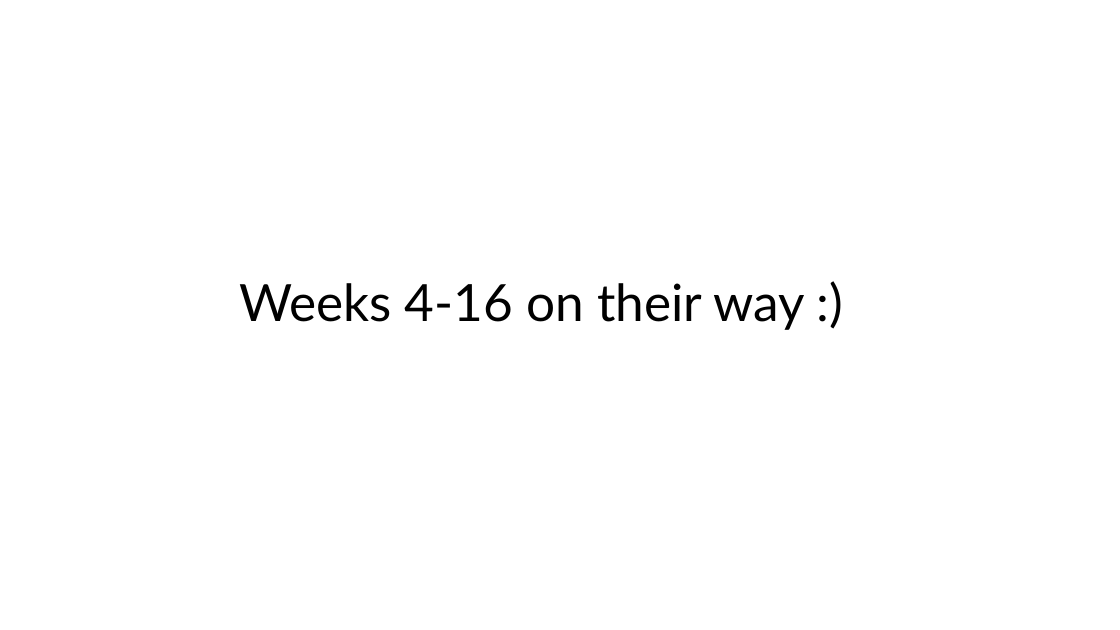
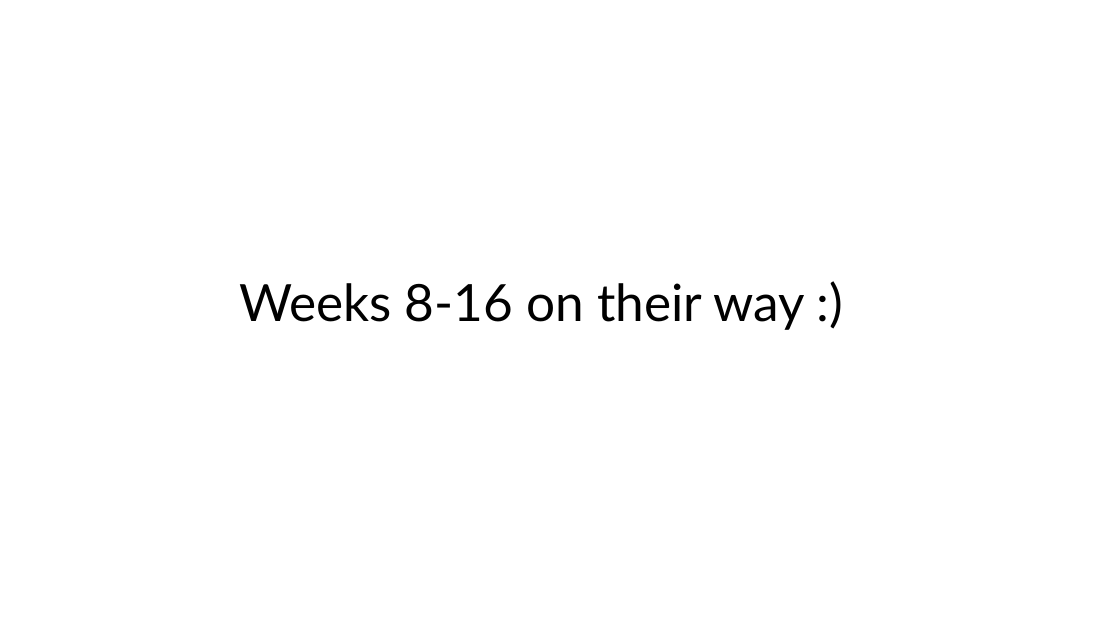
Before and after one commit to Better-Planet-Laboratory/ai4good, a slide deck: slide 35 of resources/ai4good group discussion points.pptx (slide 18 before the commit). Drawn at 1120x630 pixels with LibreOffice and Linux fonts; fonts in the diff are those of the drawing. Boxes give left, top, right and bottom in pixels: in the first picture for what was removed or moved away, otherwise in the second. Text is boxed around its words. In the diff, an @@ line names an element or a change of style, - is before the commit and + after.

```diff
--- a/resources/ai4good group discussion points.pptx
+++ b/resources/ai4good group discussion points.pptx
@@ text at bbox=[239, 283, 804, 330]: text changed @@
-Weeks 4-16 on their way :)
+Weeks 8-16 on their way :)
```
Also in this commit, not shown: 18 slides added, 1 slide removed, 1 other file.
